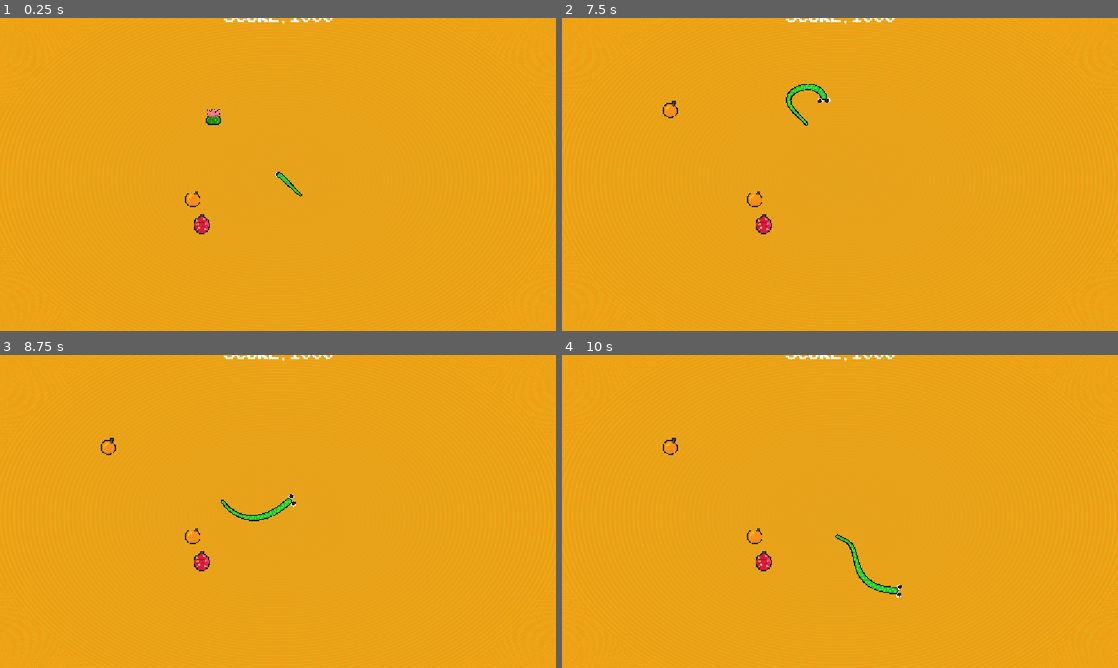
Above: before the commit, frames 1-4 (two rows, left to right).
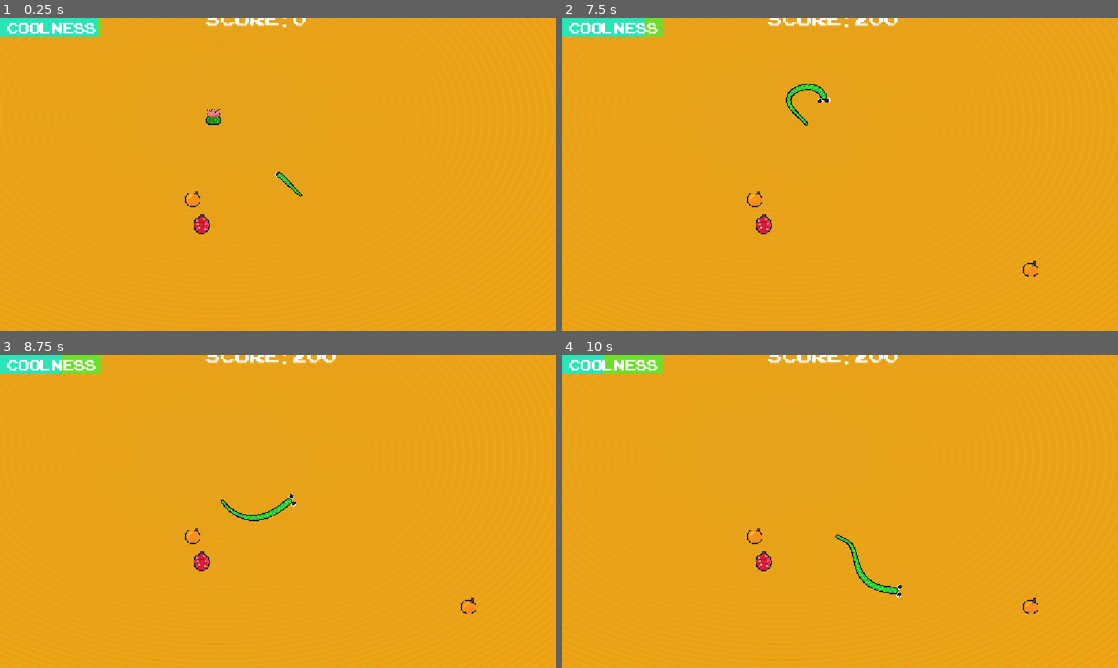
Above: after the commit, the same moments.

Repository: LeviathanGamez/Coil-Rush
Game: Godot game, scene res://scenes/main.tscn
Two runs of this game, one before a commit and one after it. Both use one fixed random seed, a clock stepped at 60 frames per second and the inputs below.
Inputs (mouse positions are in pixels of both pictures, inside the frame that each line leads up to):
- Up to frame 1 (0.25 s): no input
- Up to frame 2 (7.5 s): tap Enter at 0.5 s; move the mouse to (962, 158) at 0.52 s; hold Right 0.53-1.28 s; hold Space (click) 0.53-1.28 s; click (962, 158) at 0.67 s; move the mouse to (728, 190) at 1.27 s; hold Down 1.28-2.03 s; tap Alt at 1.35, 3.6, 5.85 s; move the mouse to (895, 105) at 2.02 s; hold Right 2.03-2.78 s; tap Shift at 2.1, 4.35, 6.6 s; move the mouse to (812, 237) at 2.77 s; hold Up 2.78-3.53 s; tap Space (click) at 2.85, 7.35 s; click (812, 237) at 2.92 s; move the mouse to (1006, 221) at 3.52 s; hold Left 3.53-5.03 s; move the mouse to (673, 127) at 4.27 s; move the mouse to (867, 174) at 5.02 s; hold Down 5.03-5.78 s; hold Space (click) 5.03-5.78 s; click (867, 174) at 5.17 s; move the mouse to (756, 96) at 5.77 s; hold Right 5.78-6.53 s; move the mouse to (962, 158) at 6.52 s; hold Up 6.53-7.28 s; move the mouse to (728, 190) at 7.27 s; hold Right from 7.28 s (still down); click (728, 190) at 7.42 s
- Up to frame 3 (8.75 s): move the mouse to (333, 442) at 8.02 s; release Right at 8.03 s; hold Down from 8.03 s (still down); tap Alt at 8.1 s
- Up to frame 4 (10 s): move the mouse to (812, 574) at 8.77 s; release Down at 8.78 s; hold Left 8.78-9.53 s; tap Shift at 8.85 s; move the mouse to (1006, 558) at 9.52 s; hold Up from 9.53 s (still down); hold Space (click) from 9.53 s (still down); click (1006, 558) at 9.67 s

The runs differ from the first frame. In frame 1, 1.4% of the frame differs, in the area x 0-60%, y 0-6%; in frame 2, 1.6%; in frame 3, 1.6%, in the area x 0-86%, y 0-83%; in frame 4, 1.6%.
Error in both runs: Invalid type in function 'lerp' in base 'Vector2'. Cannot convert argument 1 from Nil to Vector2. (res://classes/head.gd:37)

Commit message:
Added combo system and coolness

Diff:
--- a/procedural-life/autoloads/manager.gd
+++ b/procedural-life/autoloads/manager.gd
@@ -10,6 +10,8 @@
 var mode = modes[1]
 var mouse_mode = true
 
+var score = 0
+var combo = 1
 
 func _input(event: InputEvent) -> void:
 	if event.is_action_pressed("click"):
--- a/procedural-life/entities/snake2/snake_2.gd
+++ b/procedural-life/entities/snake2/snake_2.gd
@@ -7,6 +7,7 @@
 @onready var collision : CollisionShape2D = $Area2D/CollisionShape2D
 @onready var outline : Line2D = $Outline
 @onready var circle_collision : CollisionShape2D = $Area2D/CollisionShape2D
+
 
 var outline_width = 6
 
@@ -83,4 +84,7 @@
 			collision = true
 
 	#if collision:
-#		queue_free()
+	#	print("s")
+func kill():
+	print("SNAKE HAS DIED")
+	#queue_free()
--- a/procedural-life/entities/snake2/snake_2.tscn
+++ b/procedural-life/entities/snake2/snake_2.tscn
@@ -62,3 +62,10 @@
 default_color = Color(0.033203125, 0.033203125, 0.033203125, 1)
 begin_cap_mode = 2
 end_cap_mode = 2
+
+[node name="Camera2D" type="Camera2D" parent="." unique_id=1158984050]
+zoom = Vector2(0.7, 0.7)
+process_callback = 0
+limit_smoothed = true
+position_smoothing_enabled = true
+position_smoothing_speed = 10.0
--- a/procedural-life/fruits/fruit.gd
+++ b/procedural-life/fruits/fruit.gd
@@ -5,6 +5,8 @@
 @onready var area2d : Area2D = $Area2D
 @onready var particle_node : Node = $"../../Particles"
 @onready var snake = $"../../snake2"
+
+signal eat
 
 var fruit_particles = preload("res://particles/fruit_particles.tscn")
 
@@ -23,6 +25,7 @@
 
 func eaten(area: Area2D):
 	if area.get_parent().name == "snake2":
+		emit_signal("eat",stats.point_plus)
 		var fruit = fruit_particles.instantiate()
 		fruit.emitting = true
 		fruit.texture = sprite.texture
--- a/procedural-life/fruits/resource/cactus_fruit.tres
+++ b/procedural-life/fruits/resource/cactus_fruit.tres
@@ -6,4 +6,5 @@
 script = ExtResource("1_a1qc7")
 length_plus = 1
 distance_plus = 1.0
+point_plus = 200.0
 metadata/_custom_type_script = "uid://d5fqlc4yp2bs"
--- a/procedural-life/fruits/resource/fruit_type.gd
+++ b/procedural-life/fruits/resource/fruit_type.gd
@@ -11,3 +11,4 @@
 @export var length_plus : int
 @export var distance_plus : float
 @export var speed_plus : float
+@export var point_plus : float
--- a/procedural-life/fruits/resource/orange.tres
+++ b/procedural-life/fruits/resource/orange.tres
@@ -6,4 +6,5 @@
 script = ExtResource("1_hb28k")
 type = 1
 radius_plus = 2.0
+point_plus = 100.0
 metadata/_custom_type_script = "uid://d5fqlc4yp2bs"
--- a/procedural-life/fruits/resource/prickly_pear.tres
+++ b/procedural-life/fruits/resource/prickly_pear.tres
@@ -6,4 +6,5 @@
 script = ExtResource("1_hi1ow")
 type = 2
 speed_plus = 0.5
+point_plus = 500.0
 metadata/_custom_type_script = "uid://d5fqlc4yp2bs"
--- a/procedural-life/project.godot
+++ b/procedural-life/project.godot
@@ -29,10 +29,6 @@
 
 enabled=PackedStringArray("res://addons/godot_super-wakatime/plugin.cfg")
 
-[global_group]
-
-Fruits=""
-
 [input]
 
 click={
--- a/procedural-life/scenes/main.tscn
+++ b/procedural-life/scenes/main.tscn
@@ -7,6 +7,7 @@
 [ext_resource type="PackedScene" uid="uid://dr5hq35q03afq" path="res://fruits/prickly_pear.tscn" id="5_o6xl0"]
 [ext_resource type="Script" uid="uid://qkcur6q4ddkw" path="res://scripts/spawner.gd" id="6_o6xl0"]
 [ext_resource type="FontFile" uid="uid://b80ns8fksh5q" path="res://assets/ARCADECLASSIC.TTF" id="6_tefeu"]
+[ext_resource type="Script" uid="uid://b4ffcybwm5012" path="res://scripts/label.gd" id="8_tipki"]
 
 [sub_resource type="ShaderMaterial" id="ShaderMaterial_o5qli"]
 shader = ExtResource("2_0wfyh")
@@ -37,19 +38,16 @@
 [node name="prickly_pear" parent="Fruits" unique_id=1049163394 instance=ExtResource("5_o6xl0")]
 position = Vector2(-224, 148)
 
-[node name="Camera2D" type="Camera2D" parent="." unique_id=358829658]
-zoom = Vector2(0.7, 0.7)
-
 [node name="snake2" parent="." unique_id=274647588 instance=ExtResource("1_o5qli")]
 z_index = 10
 
 [node name="TextureRect" type="TextureRect" parent="." unique_id=843239813]
 z_index = -1
 material = SubResource("ShaderMaterial_o5qli")
-offset_left = -849.0
-offset_top = -552.0
-offset_right = 851.0
-offset_bottom = 581.0
+offset_left = -1655.0
+offset_top = -1106.0
+offset_right = 1309.0
+offset_bottom = 773.0
 texture = SubResource("GradientTexture2D_3381y")
 
 [node name="Spawner" type="Node" parent="." unique_id=221507695]
@@ -64,14 +62,87 @@
 layout_mode = 3
 anchors_preset = 0
 
-[node name="Label" type="Label" parent="UI" unique_id=109823489]
+[node name="Score" type="Label" parent="UI" unique_id=109823489]
 layout_mode = 0
-offset_left = -159.0
-offset_top = -496.0
-offset_right = 163.0
-offset_bottom = -433.0
+offset_left = -214.0
+offset_top = -500.0
+offset_right = 214.0
+offset_bottom = -416.0
+theme_override_fonts/font = ExtResource("6_tefeu")
+theme_override_font_sizes/font_size = 80
+text = "Score: 1000"
+script = ExtResource("8_tipki")
+
+[node name="ComboRect" type="ColorRect" parent="UI" unique_id=856001409]
+z_index = 2
+layout_mode = 0
+offset_left = -823.0
+offset_top = -518.0
+offset_right = -546.0
+offset_bottom = -462.0
+color = Color(0.5921569, 0.5921569, 0.5921569, 0.654902)
+
+[node name="Combo" type="Label" parent="UI/ComboRect" unique_id=1426192053]
+z_index = 12
+z_as_relative = false
+layout_mode = 0
+offset_left = 22.0
+offset_top = -1.0
+offset_right = 261.0
+offset_bottom = 259.0
 theme_override_fonts/font = ExtResource("6_tefeu")
 theme_override_font_sizes/font_size = 60
-text = "Score: 1000"
+text = "Combo X1"
+
+[node name="Combotimer" type="Timer" parent="UI/ComboRect" unique_id=383677483]
+wait_time = 8.0
+one_shot = true
+autostart = true
+
+[node name="ComboRect2" type="ColorRect" parent="UI" unique_id=505235437]
+z_index = 2
+layout_mode = 0
+offset_left = -823.0
+offset_top = -518.0
+offset_right = -579.0
+offset_bottom = -462.0
+color = Color(0.99215686, 0.039215688, 0.81960785, 0.654902)
+
+[node name="CoolRect" type="ColorRect" parent="UI" unique_id=592377246]
+z_index = 2
+layout_mode = 0
+offset_left = -823.0
+offset_top = -462.0
+offset_right = -525.0
+offset_bottom = -408.0
+color = Color(0.18431373, 0.99215686, 0.22352941, 0.654902)
+
+[node name="Coolness" type="Label" parent="UI/CoolRect" unique_id=921673580]
+z_index = 12
+z_as_relative = false
+layout_mode = 0
+offset_left = 22.0
+offset_top = -1.0
+offset_right = 261.0
+offset_bottom = 259.0
+theme_override_fonts/font = ExtResource("6_tefeu")
+theme_override_font_sizes/font_size = 60
+text = "Coolness"
+
+[node name="CoolnessTimer" type="Timer" parent="UI/CoolRect" unique_id=1268477617]
+wait_time = 6.0
+one_shot = true
+autostart = true
+
+[node name="CoolRect2" type="ColorRect" parent="UI" unique_id=442490102]
+z_index = 2
+layout_mode = 0
+offset_left = -823.0
+offset_top = -462.0
+offset_right = -526.0
+offset_bottom = -408.0
+color = Color(0.019607844, 0.9098039, 1, 0.654902)
 
 [connection signal="timeout" from="Spawner/Timer" to="Spawner" method="_on_timer_timeout"]
+[connection signal="timeout" from="UI/ComboRect/Combotimer" to="UI/Score" method="_on_combotimer_timeout"]
+[connection signal="timeout" from="UI/CoolRect/CoolnessTimer" to="UI/Score" method="_on_coolness_timer_timeout"]
--- /dev/null
+++ b/procedural-life/scenes/ui.tscn
@@ -0,0 +1,33 @@
+[gd_scene format=3 uid="uid://jxhjtm7e6lsj"]
+
+[ext_resource type="FontFile" uid="uid://b80ns8fksh5q" path="res://assets/ARCADECLASSIC.TTF" id="1_x4jx1"]
+[ext_resource type="Script" uid="uid://b4ffcybwm5012" path="res://scripts/label.gd" id="2_yev5y"]
+
+[node name="UI" type="Control" unique_id=662527450]
+layout_mode = 3
+anchors_preset = 15
+anchor_right = 1.0
+anchor_bottom = 1.0
+grow_horizontal = 2
+grow_vertical = 2
+
+[node name="Label" type="Label" parent="." unique_id=1846327249]
+layout_mode = 0
+offset_right = 322.0
+offset_bottom = 63.0
+theme_override_fonts/font = ExtResource("1_x4jx1")
+theme_override_font_sizes/font_size = 60
+text = "Score: 1000"
+script = ExtResource("2_yev5y")
+
+[node name="ColorRect" type="ColorRect" parent="." unique_id=1378391912]
+layout_mode = 0
+offset_top = 67.0
+offset_right = 322.0
+offset_bottom = 67.0
+
+[node name="Label" type="Label" parent="ColorRect" unique_id=405114491]
+layout_mode = 0
+offset_right = 40.0
+offset_bottom = 23.0
+text = "COMBO:"
--- /dev/null
+++ b/procedural-life/scripts/label.gd
@@ -0,0 +1,37 @@
+extends Label
+
+@onready var fruit = $"../../Fruits/orange"
+@onready var combo_timer : Timer = $"../ComboRect/Combotimer"
+@onready var coolness_timer : Timer = $"../CoolRect/CoolnessTimer"
+@onready var snake = $"../../snake2"
+@onready var combo_label = $"../ComboRect/Combo"
+
+@onready var combo_rect : ColorRect = $"../ComboRect"
+@onready var combo_rect2 : ColorRect = $"../ComboRect2"
+
+@onready var cool_rect : ColorRect = $"../CoolRect"
+@onready var cool_rect2 : ColorRect = $"../CoolRect2"
+
+func _process(_delta):
+	for fruit in $"../../Fruits".get_children():
+		fruit.eat.connect(change_score)
+	text = "Score: " + str(int(Manager.score))
+	combo_label.text = "Combo: X" + str(Manager.combo)
+	combo_rect.size.x = combo_label.size.x + 28
+	combo_rect2.size.x = combo_rect.size.x * (combo_timer.time_left/ combo_timer.wait_time)
+	cool_rect2.size.x = cool_rect.size.x * (coolness_timer.time_left/coolness_timer.wait_time)
+func change_score(value):
+	Manager.score += value * Manager.combo
+	coolness_timer.start()
+	change_combo()
+
+func change_combo():
+	Manager.combo += 0.2
+	combo_timer.start()
+
+func _on_combotimer_timeout() -> void:
+	Manager.combo = 1
+
+
+func _on_coolness_timer_timeout() -> void:
+	snake.kill()
--- a/procedural-life/scripts/spawner.gd
+++ b/procedural-life/scripts/spawner.gd
@@ -12,15 +12,18 @@
 var fruit
 var old_fruit
 
+var x_bound = 730
+var y_bound = 370
+
 func _process(_delta):
 	if get_tree().get_nodes_in_group("Fruits").size() < 3 and can_trigger:
 		old_fruit = fruit
 		can_trigger = false
 		await get_tree().create_timer(1).timeout
-		var position = Vector2(randi_range(-576,576),randi_range(-324,324))
+		var position = Vector2(randi_range(-x_bound,x_bound),randi_range(-y_bound,y_bound))
 		var snake_body = snake.get_node("body")
-		while position.distance_to(snake_body.to_global(snake_body.points[0])) < 300:
-			position = Vector2(randi_range(-576,576),randi_range(-324,324))
+		#while position.distance_to(snake_body.to_global(snake_body.points[0])) < 300:
+		#	position = Vector2(randi_range(-576,576),randi_range(-324,324))
 		while fruit == old_fruit:
 			fruit = fruits.pick_random().instantiate()
 		old_fruit = fruit
Not shown, added: procedural-life/scripts/label.gd.uid
